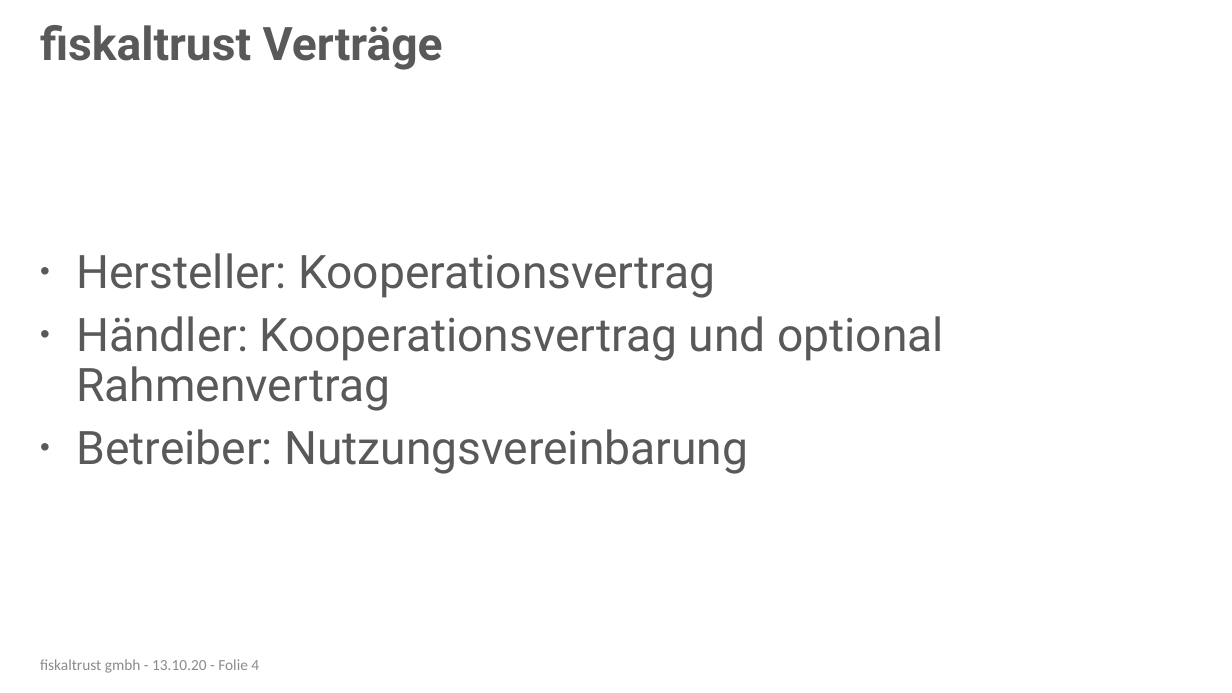
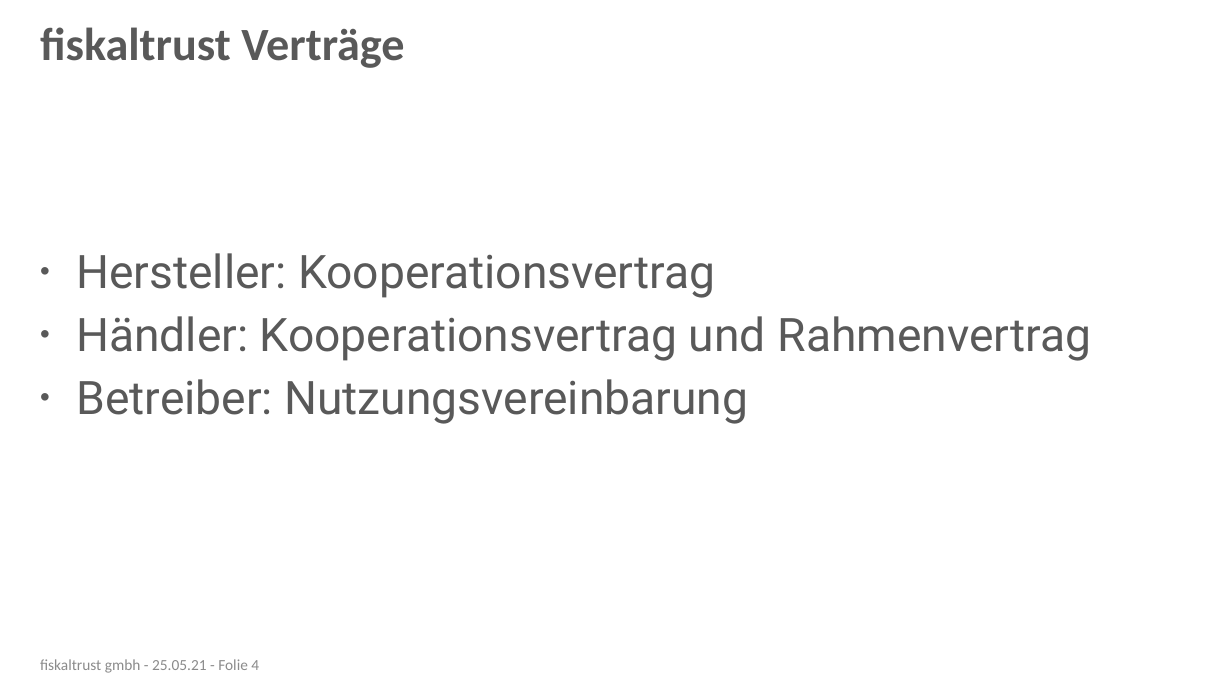
Before and after one commit to fiskaltrust/getting-started, a slide deck: slide 4 of posdealers/presentations/sales/media/posdealer-sales-rollout.pptx. Drawn at 1232x693 pixels with LibreOffice and Linux fonts; fonts in the diff are those of the drawing; background and template pictures are left out. Boxes give left, top, right and bottom in pixels: in the first picture for what was removed or moved away, otherwise in the second. Text is boxed around its words. In the diff, an @@ line names an element or a change of style, - is before the commit and + after.

```diff
--- a/posdealers/presentations/sales/media/posdealer-sales-rollout.pptx
+++ b/posdealers/presentations/sales/media/posdealer-sales-rollout.pptx
@@ title "fiskaltrust Verträge" at box(40, 27, 404, 68): font Roboto to Calibri @@
@@ text at box(76, 316, 1092, 361): text changed @@
-• Händler: Kooperationsvertrag und optional Rahmenvertrag
+• Händler: Kooperationsvertrag und Rahmenvertrag
@@ text at box(40, 659, 259, 673): text changed @@
-fiskaltrust gmbh - 13.10.20 - Folie 4
+fiskaltrust gmbh - 25.05.21 - Folie 4
```
Also in this commit, not shown: 17 other slides changed, 10 other files.
